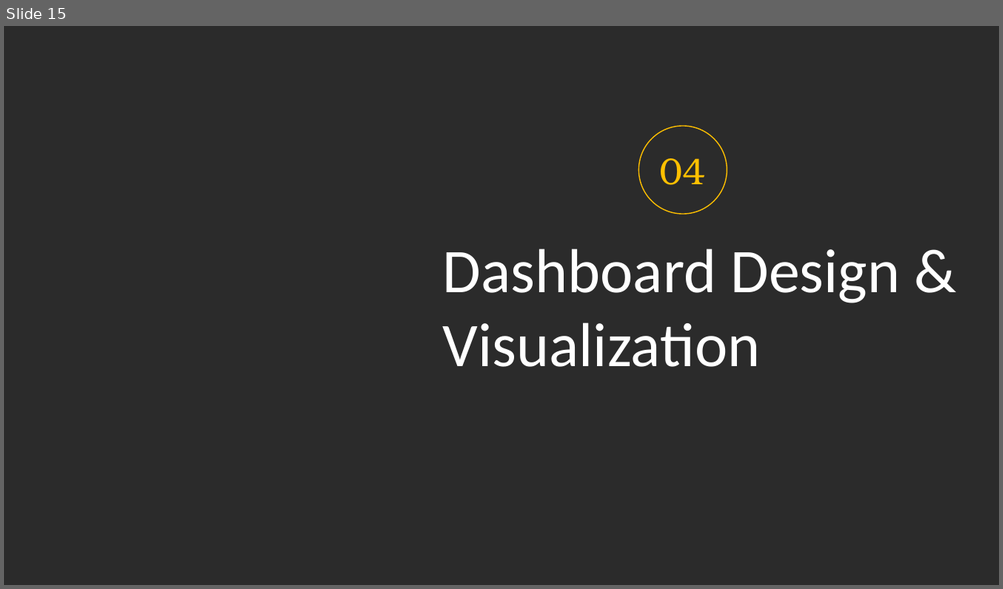
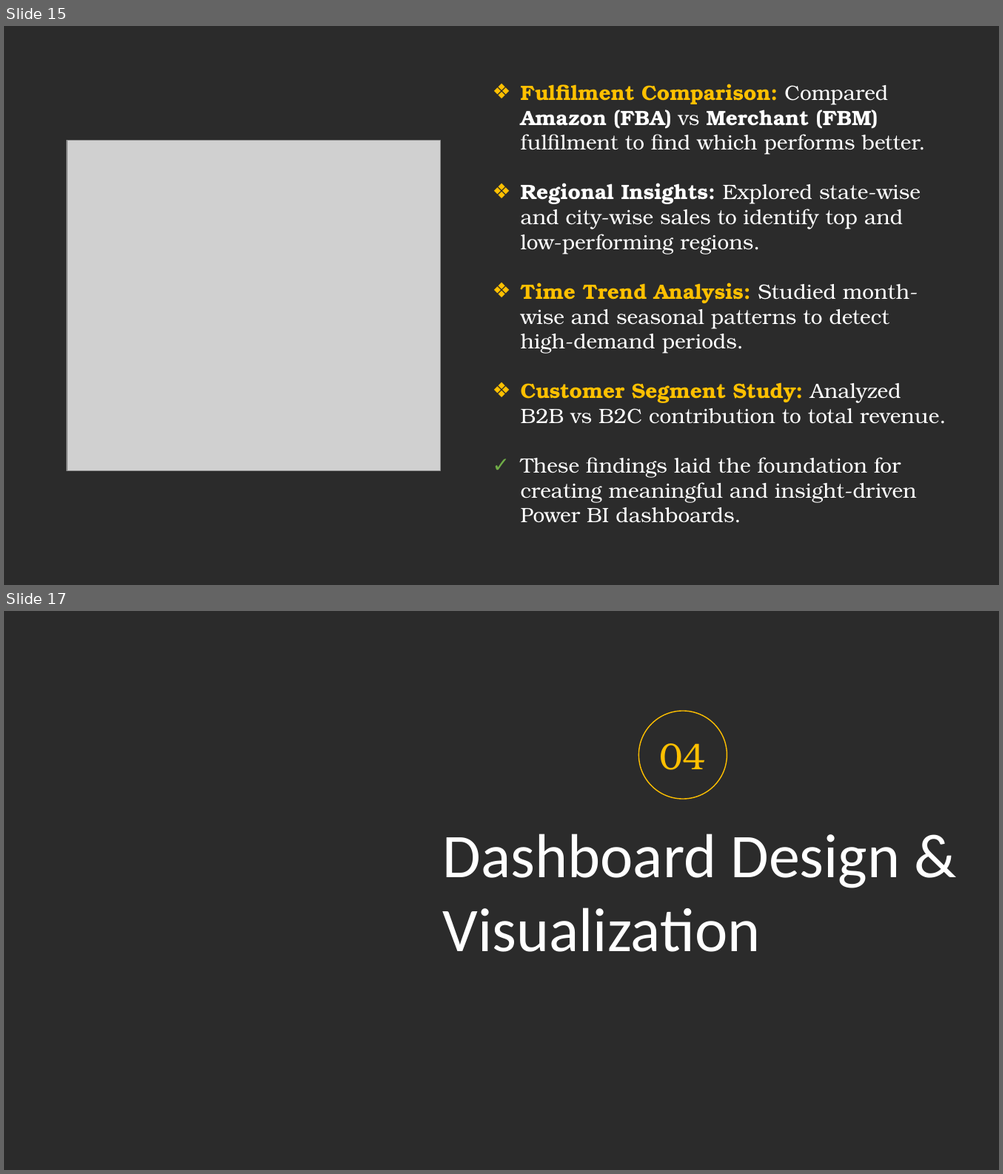
Before and after one commit to prafullwahatule/BI-Amazon-Sale-Report, a slide deck: Report/Amazon Sales Report.pptx. Shown one above the other, each under a label of ours: slide 15 before the commit, slides 15 and 17 after it; the slides between them are not shown. The pictures are 1003x589 and 1003x1174 pixels, drawn with LibreOffice and Linux fonts; fonts in the diff are those of the drawing; grey boxes stand for pictures; background and template pictures are left out; a plain dark background stands for a picture behind light text. Boxes give left, top, right and bottom in pixels: in the first picture for what was removed or moved away, otherwise in the second. Text is boxed around its words. In the diff, an @@ line names an element or a change of style, - is before the commit and + after.

```diff
--- a/Report/Amazon Sales Report.pptx
+++ b/Report/Amazon Sales Report.pptx
@@ slide 15 added at [4, 26, 999, 585], background picture (left out) @@
@@ text added at [521, 84, 945, 523], 20 pt, text #FFFFFF @@
+❖ Fulfilment Comparison: Compared Amazon (FBA) vs Merchant (FBM) fulfilment to find which performs better.
+❖ Regional Insights: Explored state-wise and city-wise sales to identify top and low-performing regions.
+❖ Time Trend Analysis: Studied month-wise and seasonal patterns to detect high-demand periods.
+❖ Customer Segment Study: Analyzed B2B vs B2C contribution to total revenue.
+✓ These findings laid the foundation for creating meaningful and insight-driven Power BI dashboards.
@@ picture added at [67, 141, 441, 471] @@
@@ what was slide 15 is now slide 17 @@
```
Also in this commit, not shown: 3 slides changed, 3 other slides added, 2 slides removed, 2 other files.
